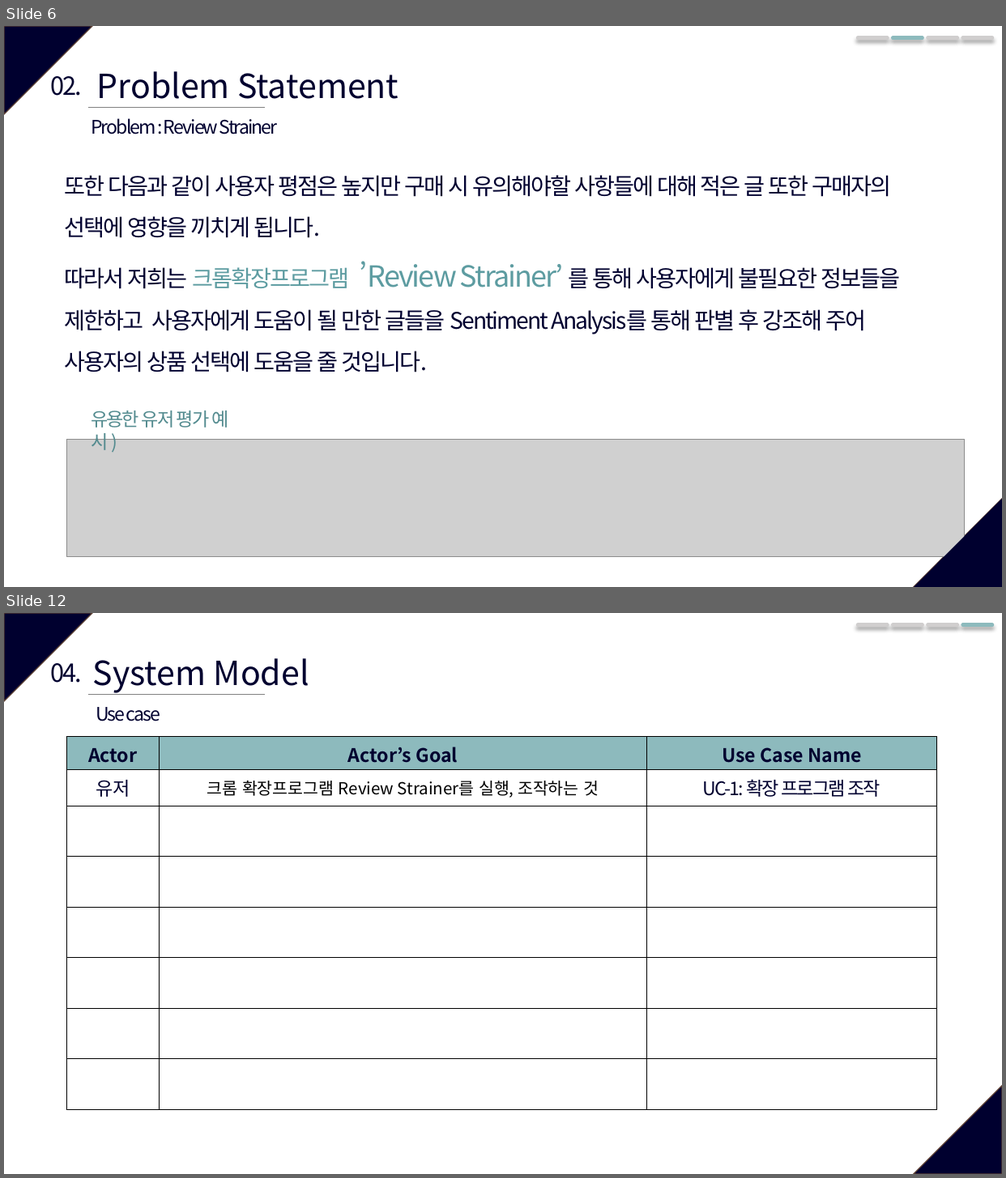
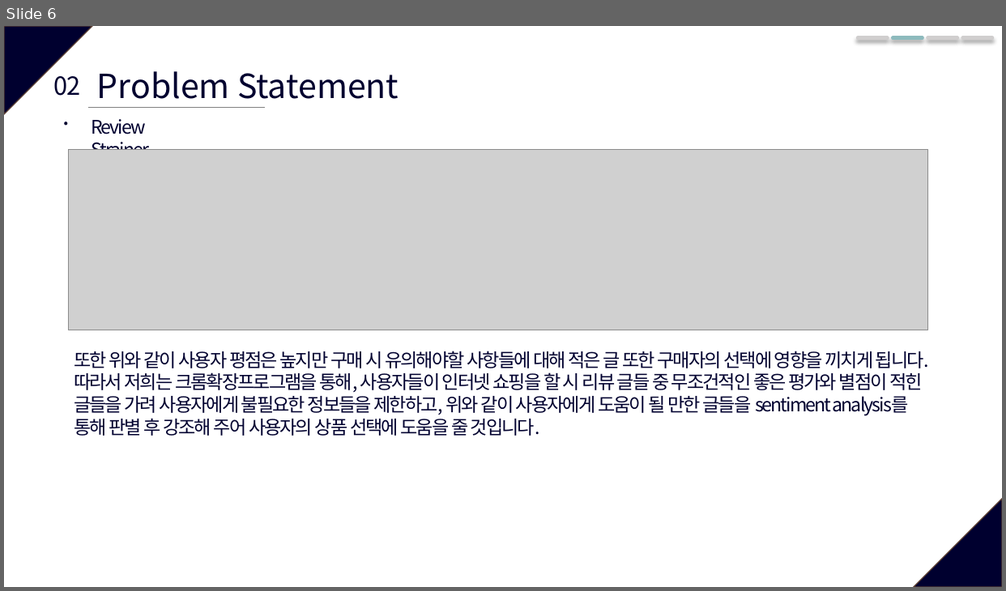
Before and after one commit to SWE-15-Team/Sentiment-Analysis-System, a slide deck: Checkpoint_1st.pptx. Shown one above the other, each under a label of ours: slides 6 and 12 before the commit, slide 6 after it; the slides between them are not shown. The pictures are 1006x1178 and 1006x591 pixels, drawn with LibreOffice and Linux fonts; fonts in the diff are those of the drawing; grey boxes stand for pictures. Boxes give left, top, right and bottom in pixels: in the first picture for what was removed or moved away, otherwise in the second. Text is boxed around its words. In the diff, an @@ line names an element or a change of style, - is before the commit and + after.

```diff
--- a/Checkpoint_1st.pptx
+++ b/Checkpoint_1st.pptx
@@ slide 12 removed at bbox=[4, 613, 1002, 1174], background #FFFFFF; not listed: 2 template elements that a slide beside it also shows @@
@@ line removed from (859, 625) to (888, 625) @@
@@ line removed from (893, 625) to (923, 625) @@
@@ line removed from (928, 625) to (957, 625) @@
@@ line removed from (963, 625) to (992, 625) @@
@@ text removed at bbox=[93, 658, 309, 693] @@
-System Model
@@ text removed at bbox=[51, 663, 83, 683] @@
-04.
@@ line removed from (88, 694) to (265, 694) @@
@@ text removed at bbox=[96, 707, 160, 722] @@
-Use case
@@ table removed at bbox=[66, 736, 938, 1110], 8 rows, 3 columns @@
-Actor | Actor’s Goal | Use Case Name
-유저 | 크롬 확장프로그램 Review Strainer를 실행, 조작하는 것 | UC-1: 확장 프로그램 조작
- |  | 
- |  | 
- |  | 
- |  | 
- |  | 
- |  | 
@@ slide 6 changed as well @@
@@ text "02." rewrapped from bbox=[51, 76, 83, 96] to bbox=[54, 76, 80, 96] @@
@@ text at bbox=[91, 119, 149, 150]: text changed @@
-Problem : Review Strainer
+Review Strainer
@@ picture: place and size @@
-picture at bbox=[66, 439, 965, 557]
+picture at bbox=[68, 149, 928, 330]
@@ text at bbox=[74, 351, 929, 436]: text changed; size 22 to 18 pt @@
-또한 다음과 같이 사용자 평점은 높지만 구매 시 유의해야할 사항들에 대해 적은 글 또한 구매자의 선택에 영향을 끼치게 됩니다.
-따라서 저희는 크롬확장프로그램 ’Review Strainer’ 를 통해 사용자에게 불필요한 정보들을 제한하고 사용자에게 도움이 될 만한 글들을 Sentiment Analysis를 통해 판별 후 강조해 주어 사용자의 상품 선택에 도움을 줄 것입니다.
+또한 위와 같이 사용자 평점은 높지만 구매 시 유의해야할 사항들에 대해 적은 글 또한 구매자의 선택에 영향을 끼치게 됩니다.
+따라서 저희는 크롬확장프로그램을 통해, 사용자들이 인터넷 쇼핑을 할 시 리뷰 글들 중 무조건적인 좋은 평가와 별점이 적힌 글들을 가려 사용자에게 불필요한 정보들을 제한하고, 위와 같이 사용자에게 도움이 될 만한 글들을 sentiment analysis를 통해 판별 후 강조해 주어 사용자의 상품 선택에 도움을 줄 것입니다.
@@ text removed at bbox=[91, 411, 228, 450] @@
-유용한 유저 평가 예시 )
@@ right triangle removed at bbox=[913, 498, 1002, 587] @@
```
Also in this commit, not shown: 9 other slides changed, 2 slides added, 8 other slides removed, 1 other file.
